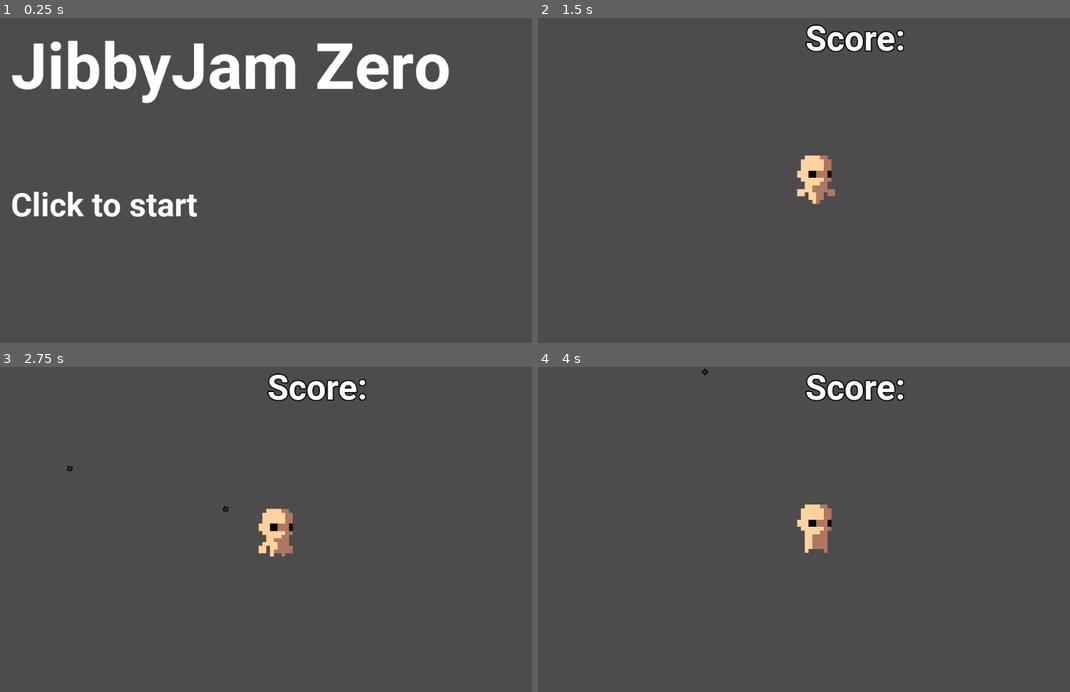
Above: before the commit, frames 1-4 (two rows, left to right).
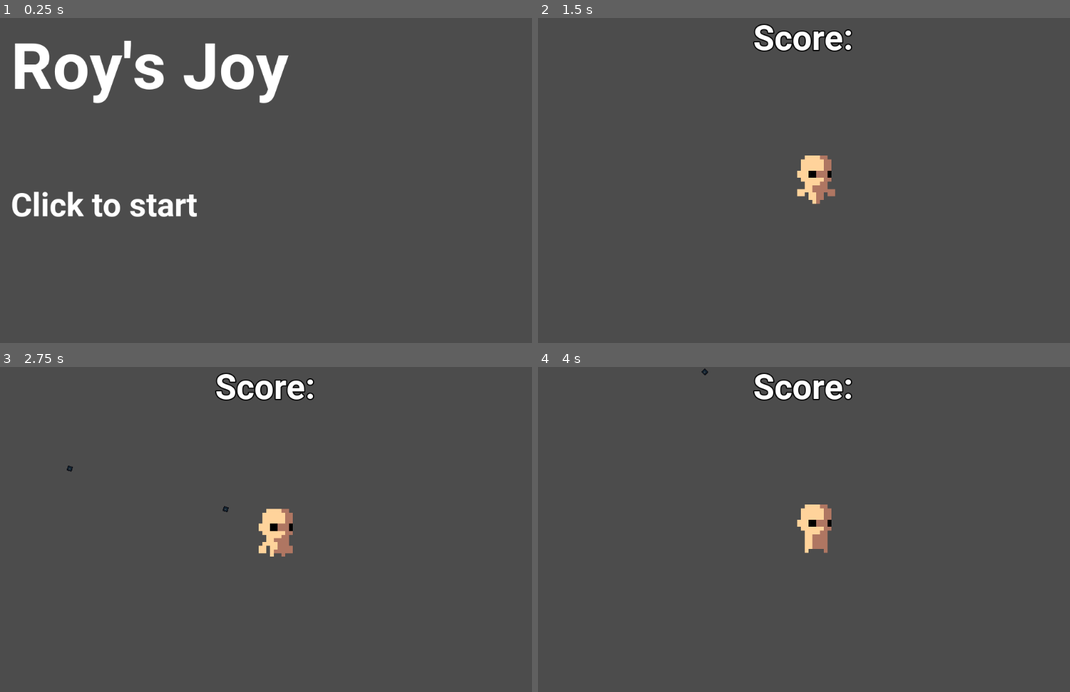
Above: after the commit, the same moments.

Repository: Jibby-Games/JibbyJam0
Game: Godot game, scene res://LaunchScreen.tscn
Same seed, same stepped clock (60 frames per second), same inputs: the game is played once before the commit and once after it. The engine's default icon, where the game draws it, is replaced by a stand-in: a white triangle on a blue panel in a dark square.
Inputs (mouse positions are in pixels of both pictures, inside the frame that each line leads up to):
- Up to frame 1 (0.25 s): no input
- Up to frame 2 (1.5 s): tap Enter at 0.5 s; move the mouse to (788, 245) at 0.52 s; press the mouse at (788, 245) at 0.53 s; hold W (up) from 0.53 s (still down); move the mouse to (984, 229) at 1.27 s; release the mouse at (984, 229) at 1.28 s; click (984, 229) at 1.35 s
- Up to frame 3 (2.75 s): move the mouse to (111, 480) at 2.02 s; release W (up) at 2.03 s; press the mouse at (111, 480) at 2.03 s; hold A (left) from 2.03 s (still down)
- Up to frame 4 (4 s): move the mouse to (846, 529) at 2.77 s; release the mouse at (846, 529) at 2.78 s; click (846, 529) at 2.85 s; move the mouse to (734, 448) at 3.52 s; release A (left) at 3.53 s; press the mouse at (734, 448) at 3.53 s; hold S (down) from 3.53 s (still down)

The runs differ from the first frame. In frame 1, 5.8% of the frame differs, in the area x 2-85%, y 6-27%; in frame 2, 1.4%; in frame 3, 1.4%; in frame 4, 1.4%.

Commit message:
Add glitch to main. Level stuff

Diff:
--- a/LaunchScreen.tscn
+++ b/LaunchScreen.tscn
@@ -1,5 +1,6 @@
-[gd_scene load_steps=6 format=2]
+[gd_scene load_steps=7 format=2]
 
+[ext_resource path="res://shaders/shaders/glitch.tscn" type="PackedScene" id=1]
 [ext_resource path="res://LaunchScreen.gd" type="Script" id=2]
 
 [sub_resource type="DynamicFontData" id=1]
@@ -33,19 +34,23 @@
 [node name="VBoxContainer" type="VBoxContainer" parent="MarginContainer"]
 margin_left = 20.0
 margin_top = 20.0
-margin_right = 830.0
+margin_right = 531.0
 margin_bottom = 383.0
 custom_constants/separation = 150
 
 [node name="Label" type="Label" parent="MarginContainer/VBoxContainer"]
-margin_right = 810.0
+margin_right = 511.0
 margin_bottom = 142.0
 custom_fonts/font = SubResource( 2 )
-text = "JibbyJam Zero"
+text = "Roy's Joy"
 
 [node name="Label2" type="Label" parent="MarginContainer/VBoxContainer"]
 margin_top = 292.0
-margin_right = 810.0
+margin_right = 511.0
 margin_bottom = 363.0
 custom_fonts/font = SubResource( 4 )
 text = "Click to start"
+
+[node name="glitch" parent="MarginContainer" instance=ExtResource( 1 )]
+position = Vector2( 517, 170.986 )
+scale = Vector2( 1, 1.0058 )
--- a/level.tscn
+++ b/level.tscn
@@ -9,19 +9,26 @@
 [ext_resource path="res://music/euphoria-x1.6speed.mp3" type="AudioStream" id=7]
 [ext_resource path="res://fonts/Roboto-Bold.ttf" type="DynamicFontData" id=8]
 
+[sub_resource type="DynamicFontData" id=5]
+font_path = "res://fonts/Roboto-Bold.ttf"
+
+[sub_resource type="DynamicFont" id=2]
+size = 120
+font_data = SubResource( 5 )
+
+[sub_resource type="DynamicFontData" id=3]
+font_path = "res://fonts/Roboto-Bold.ttf"
+
+[sub_resource type="DynamicFont" id=4]
+size = 60
+font_data = SubResource( 3 )
+
 [sub_resource type="DynamicFont" id=1]
 size = 64
 outline_size = 2
 outline_color = Color( 0, 0, 0, 1 )
 use_filter = true
 font_data = ExtResource( 8 )
-
-[sub_resource type="DynamicFontData" id=1]
-font_path = "res://fonts/Roboto-Bold.ttf"
-
-[sub_resource type="DynamicFont" id=2]
-size = 120
-font_data = SubResource( 1 )
 
 [node name="level" type="Node2D"]
 script = ExtResource( 5 )
@@ -31,13 +38,20 @@
 target = NodePath("../player")
 
 [node name="death_label" type="Label" parent="camera"]
-visible = false
 margin_left = -345.0
 margin_top = -75.0
 margin_right = 393.0
 margin_bottom = 67.0
 custom_fonts/font = SubResource( 2 )
 text = "You Fucked It"
+
+[node name="restart_label" type="Label" parent="camera"]
+margin_left = -236.0
+margin_top = 207.0
+margin_right = 235.0
+margin_bottom = 278.0
+custom_fonts/font = SubResource( 4 )
+text = "Press R to restart"
 
 [node name="player" parent="." instance=ExtResource( 1 )]
 scale = Vector2( 1, 0.972319 )
@@ -63,9 +77,10 @@
 [node name="Score" type="Label" parent="UI"]
 anchor_left = 0.5
 anchor_right = 0.5
-margin_left = -20.0
-margin_right = 20.0
-margin_bottom = 14.0
+margin_left = -116.0
+margin_top = -1.0
+margin_right = 84.0
+margin_bottom = 75.0
 custom_fonts/font = SubResource( 1 )
 text = "Score: "
 
--- a/project.godot
+++ b/project.godot
@@ -78,6 +78,11 @@
 "events": [ Object(InputEventMouseButton,"resource_local_to_scene":false,"resource_name":"","device":0,"alt":false,"shi …(212 unchanged characters)…
  ]
 }
+restart={
+"deadzone": 0.5,
+"events": [ Object(InputEventKey,"resource_local_to_scene":false,"resource_name":"","device":0,"alt":false,"shift":false,"control":false,"meta":false,"command":false,"pressed":false,"scancode":82,"physical_scancode":0,"unicode":0,"echo":false,"script":null)
+ ]
+}
 
 [layer_names]
 
--- a/scripts/level.gd
+++ b/scripts/level.gd
@@ -2,6 +2,7 @@
 
 var player_pawn
 var death_label
+var restart_label
 
 var player_char
 var camera
@@ -10,6 +11,7 @@
 func _ready() -> void:
 	player_pawn = get_node("player")
 	death_label = get_node("camera/death_label")
+	restart_label = get_node("camera/restart_label")
 
 	player_char = preload("res://player.tscn")
 
@@ -17,9 +19,11 @@
 
 	if !is_instance_valid(player_pawn):
 		death_label.visible = true
+		restart_label.visible = true
 	else:
 		death_label.visible = false
+		restart_label.visible = false
 
 	if death_label.visible:
-		if Input.is_action_pressed("shoot"):
+		if Input.is_action_just_pressed("restart"):
 			get_tree().change_scene("res://level.tscn")
--- a/shaders/shaders/glitch.tscn
+++ b/shaders/shaders/glitch.tscn
@@ -5,8 +5,8 @@
 
 [sub_resource type="ShaderMaterial" id=1]
 shader = ExtResource( 1 )
-shader_param/shake_power = 0.03
-shader_param/shake_rate = 0.2
+shader_param/shake_power = 0.005
+shader_param/shake_rate = 0.02
 shader_param/shake_speed = 5.0
 shader_param/shake_block_size = 30.5
 shader_param/shake_color_rate = 0.01
Not shown: 1 places in level.tscn that only renumber resources
